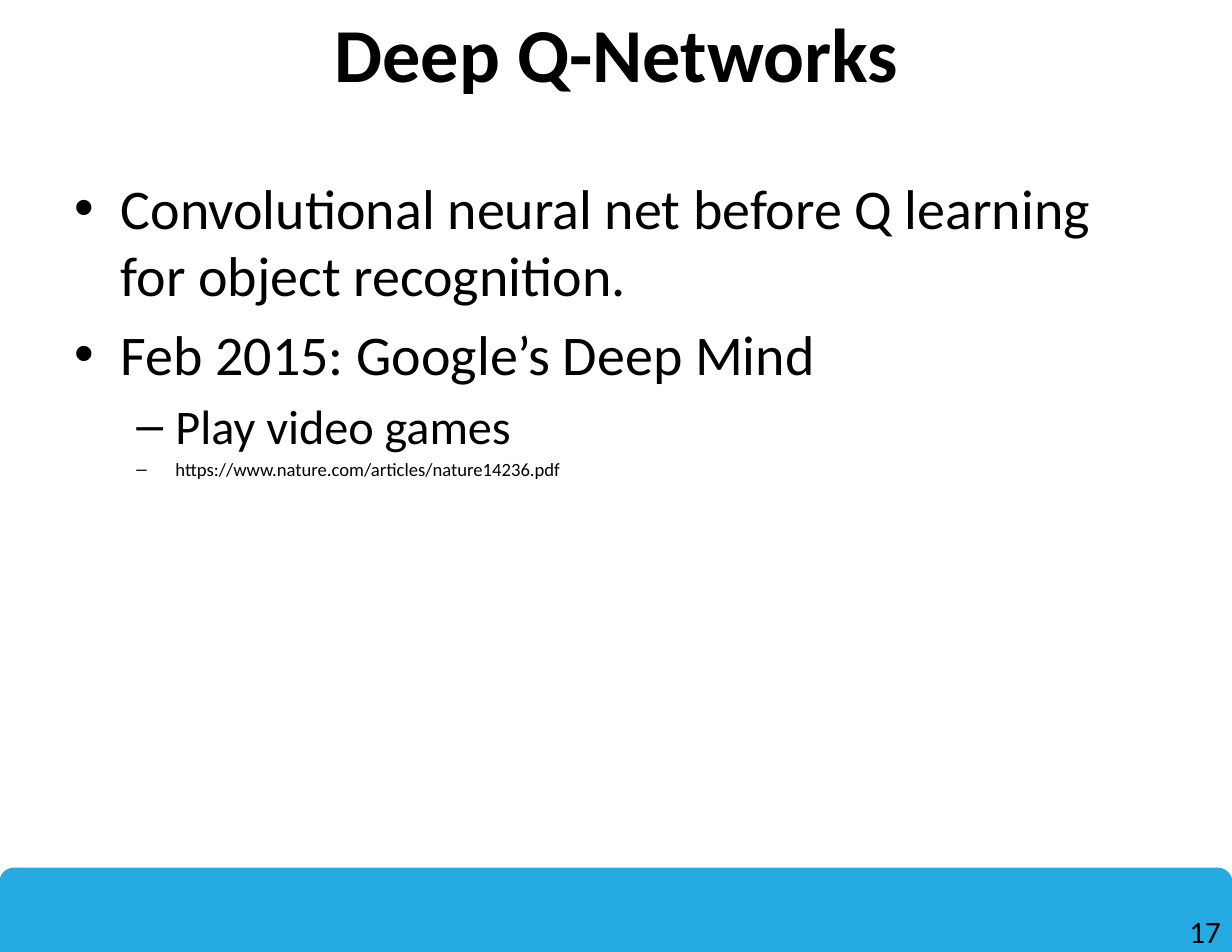
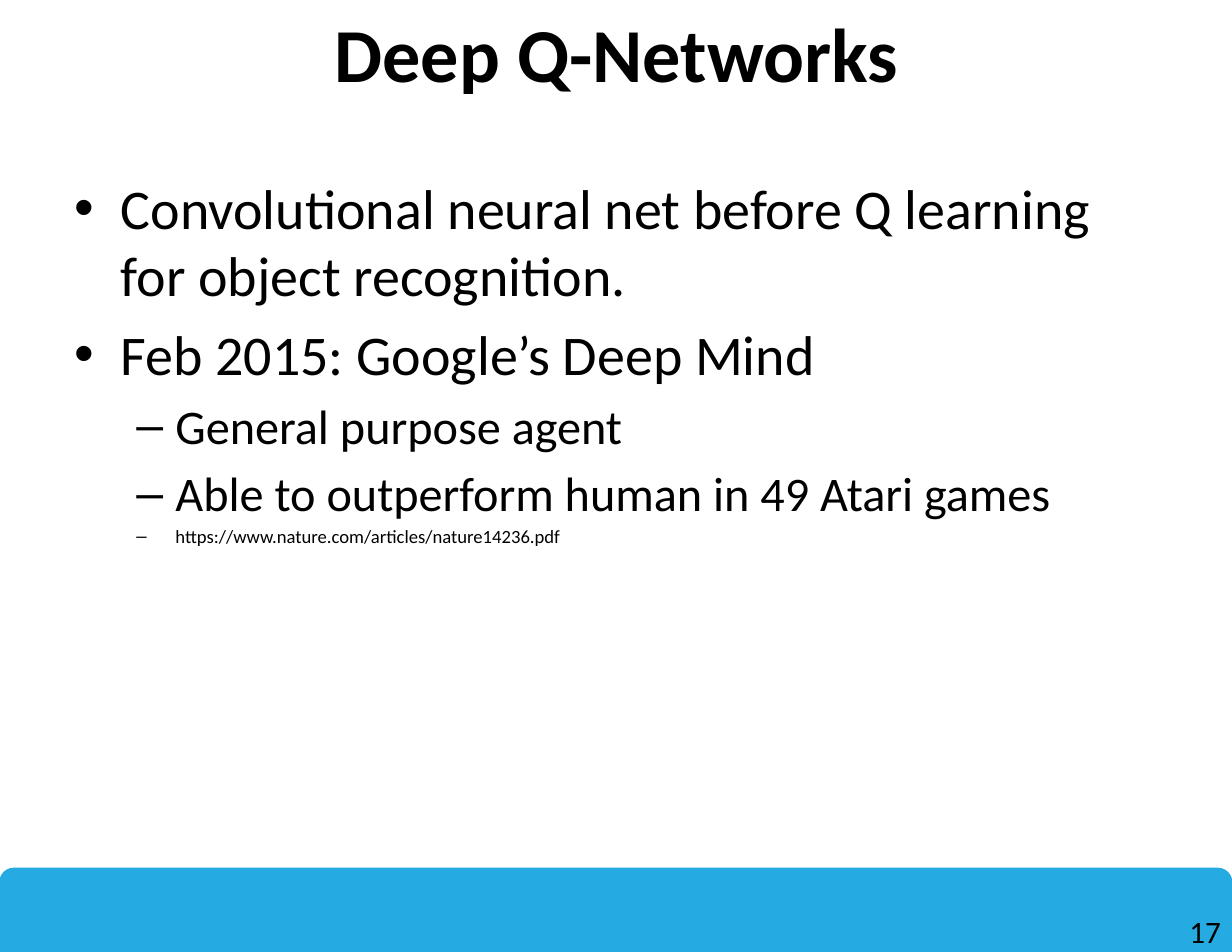
Before and after one commit to ctarver/QLearningMatlab, a slide deck: slide 17 of QLearningLectureTarver.pptx. Drawn at 1232x952 pixels with LibreOffice and Linux fonts; fonts in the diff are those of the drawing; background and template pictures are left out. Boxes give left, top, right and bottom in pixels: in the first picture for what was removed or moved away, otherwise in the second. Text is boxed around its words. In the diff, an @@ line names an element or a change of style, - is before the commit and + after.

```diff
--- a/QLearningLectureTarver.pptx
+++ b/QLearningLectureTarver.pptx
@@ text at <box>175,410,1050,520</box>: text changed @@
-  – Play video games
+  – General purpose agent
+  – Able to outperform human in 49 Atari games
```
Also in this commit, not shown: 1 other file.
